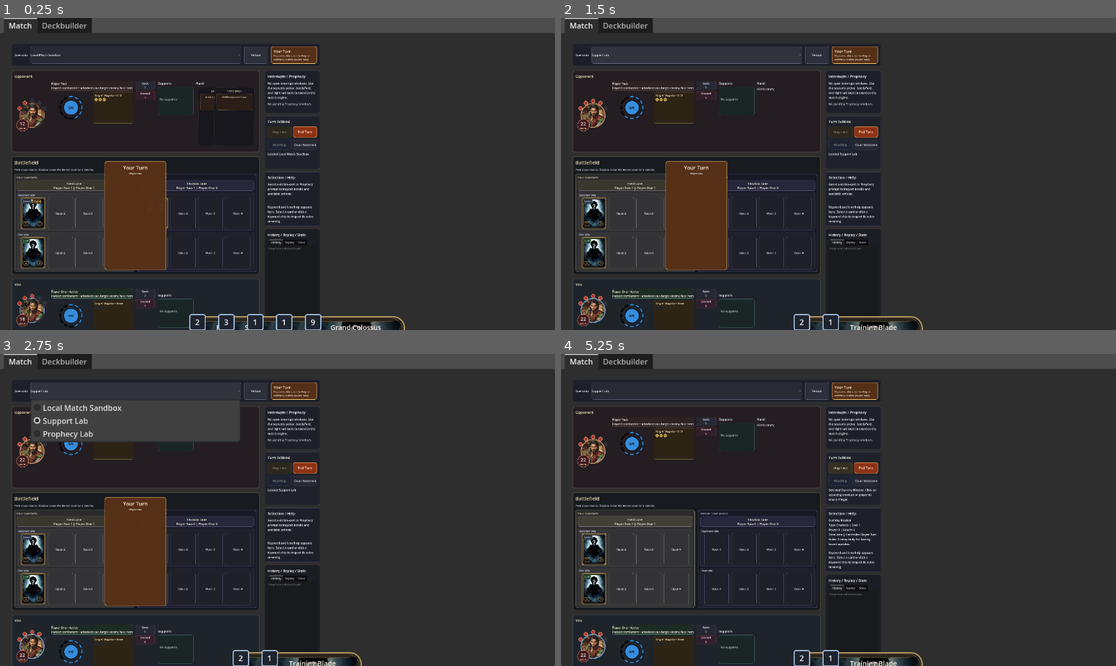
Above: before the commit, frames 1-4 (two rows, left to right).
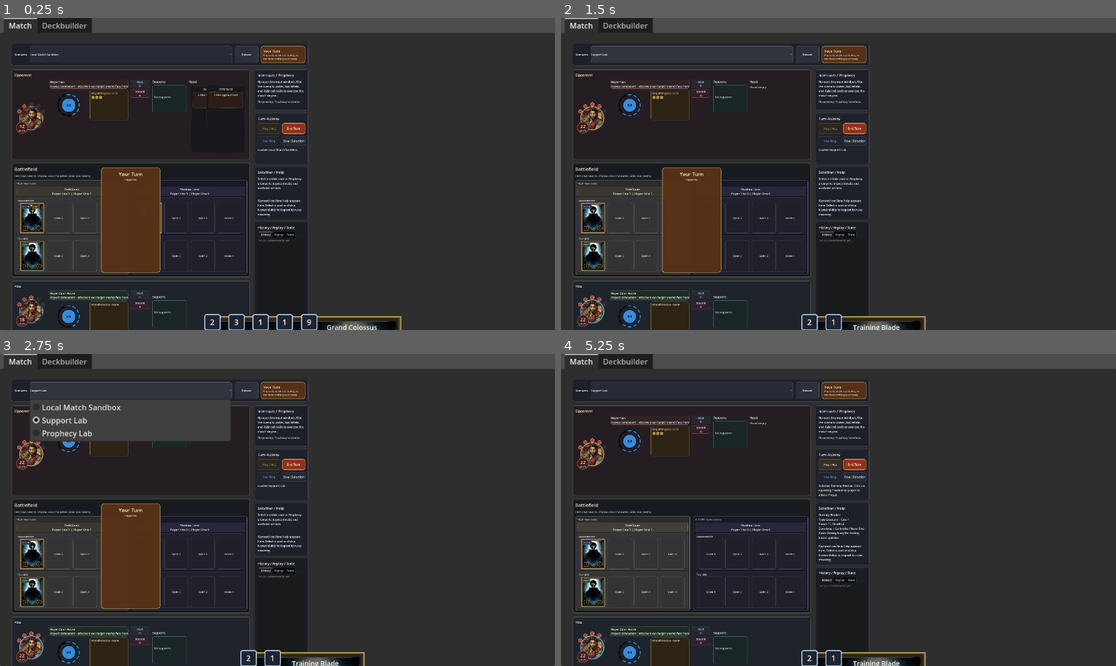
Above: after the commit, the same moments.

Repository: FlinnBurgess/elder-scrolls-legends
Game: Godot game, scene res://scenes/bootstrap/bootstrap.tscn
Two runs of this game, one before a commit and one after it. Both use one fixed random seed, a clock stepped at 60 frames per second and the inputs below.
Inputs (mouse positions are in pixels of both pictures, inside the frame that each line leads up to; where the layout moved, square brackets give the same spot in the first picture):
- Up to frame 1 (0.25 s): no input
- Up to frame 2 (1.5 s): click "Local Match Sandbox" at 0.5 s; click "Player Two Inspect combatant …" at 1.25 s
- Up to frame 3 (2.75 s): click "Support Lab" at 2 s
- Up to frame 4 (5.25 s): click "Deck 0" at 2.75 s; click "Discard 0" at 3.5 s; click "Field Lane Player Two 1 | Pla…" at 4.25 s; click (594, 553) [594, 550] at 5 s

The runs differ from the first frame. In frame 1, 9.4% of the frame differs, in the area x 2-74%, y 8-100%; in frame 2, 8.9%; in frame 3, 8.7%; in frame 4, 8.8%.

Commit message:
Make hand card taller, increase art area, and use square corners
Increase card height from 320 to 384 (20% taller), expand art area
from 58% to 70% of inner height, and set corner radius to 0 on
outer and inner frames for sharp square edges.

Co-Authored-By: Claude Opus 4.6 <noreply@anthropic.com>

Diff:
--- a/scenes/ui/components/CardDisplayComponent.tscn
+++ b/scenes/ui/components/CardDisplayComponent.tscn
@@ -3,9 +3,9 @@
 [ext_resource type="Script" uid="uid://ca87e6f7ad768" path="res://src/ui/components/CardDisplayComponent.gd" id="1_card_display"]
 
 [node name="CardDisplayComponent" type="Control"]
-custom_minimum_size = Vector2(220, 320)
+custom_minimum_size = Vector2(220, 384)
 layout_mode = 3
 anchors_preset = 0
 offset_right = 220.0
-offset_bottom = 320.0
+offset_bottom = 384.0
 script = ExtResource("1_card_display")
--- a/src/ui/components/CardDisplayComponent.gd
+++ b/src/ui/components/CardDisplayComponent.gd
@@ -7,7 +7,7 @@
 const PRESENTATION_CREATURE_BOARD_MINIMAL := "creature_board_minimal"
 const PRESENTATION_SUPPORT_BOARD_MINIMAL := "support_board_minimal"
 
-const FULL_LAYOUT_BASE_SIZE := Vector2(220, 320)
+const FULL_LAYOUT_BASE_SIZE := Vector2(220, 384)
 const CREATURE_BOARD_LAYOUT_BASE_SIZE := Vector2(136, 172)
 const SUPPORT_BOARD_LAYOUT_BASE_SIZE := Vector2(96, 96)
 const PRESENTATION_SCALE := 1.0
@@ -237,9 +237,9 @@
 	var accent := _attribute_tint(_card_data)
 	var muted_accent := accent.darkened(0.28)
 	# Outer frame – dark with accent border (ESL-style card edge)
-	_apply_panel_style(_outer_frame, COLOR_FRAME_DARK, accent, _scaled_border_width(3, scale), _scaled_int(6, scale))
+	_apply_panel_style(_outer_frame, COLOR_FRAME_DARK, accent, _scaled_border_width(3, scale), 0)
 	# Inner frame – slightly lighter
-	_apply_panel_style(_inner_frame, COLOR_FRAME_INNER, muted_accent, _scaled_border_width(1, scale), _scaled_int(4, scale))
+	_apply_panel_style(_inner_frame, COLOR_FRAME_INNER, muted_accent, _scaled_border_width(1, scale), 0)
 	# Name banner – semi-transparent dark overlay on top of art
 	_apply_panel_style(_name_banner, Color(0.0, 0.0, 0.0, 0.55), Color(0.0, 0.0, 0.0, 0.0), 0, 0)
 	# Art frame – the main card image area
@@ -312,7 +312,7 @@
 
 	# Art frame – dominates the card (~58% of inner height)
 	var art_top := inner_rect.position.y + content_padding
-	var art_height := inner_rect.size.y * 0.58
+	var art_height := inner_rect.size.y * 0.70
 	_art_frame.position = Vector2(inner_rect.position.x + content_padding, art_top)
 	_art_frame.size = Vector2(content_width, art_height)
 
@@ -681,7 +681,9 @@
 
 
 func _refresh_corner_radii() -> void:
-	for panel in [_outer_frame, _inner_frame, _name_banner, _art_frame, _rules_panel, _rarity_marker, _cost_badge]:
+	_set_panel_corner_radius(_outer_frame, 0)
+	_set_panel_corner_radius(_inner_frame, 0)
+	for panel in [_name_banner, _art_frame, _rules_panel, _rarity_marker, _cost_badge]:
 		_set_panel_corner_radius(panel, _panel_radius(panel, 8))
 	_set_panel_corner_radius(_attack_badge, _panel_radius(_attack_badge, 4))
 	# Health badge: keep circular — use half the badge dimension as radius
--- a/tests/card_display_component_runner.gd
+++ b/tests/card_display_component_runner.gd
@@ -5,7 +5,7 @@
 const PRESENTATION_FULL := "full"
 const PRESENTATION_CREATURE_BOARD_MINIMAL := "creature_board_minimal"
 const PRESENTATION_SUPPORT_BOARD_MINIMAL := "support_board_minimal"
-const FULL_MINIMUM_SIZE := Vector2(220, 320)
+const FULL_MINIMUM_SIZE := Vector2(220, 384)
 const CREATURE_BOARD_MINIMUM_SIZE := Vector2(136, 172)
 const SUPPORT_BOARD_MINIMUM_SIZE := Vector2(96, 96)
 const COLOR_STAT_BASE := Color(0.98, 0.94, 0.86, 1.0)
